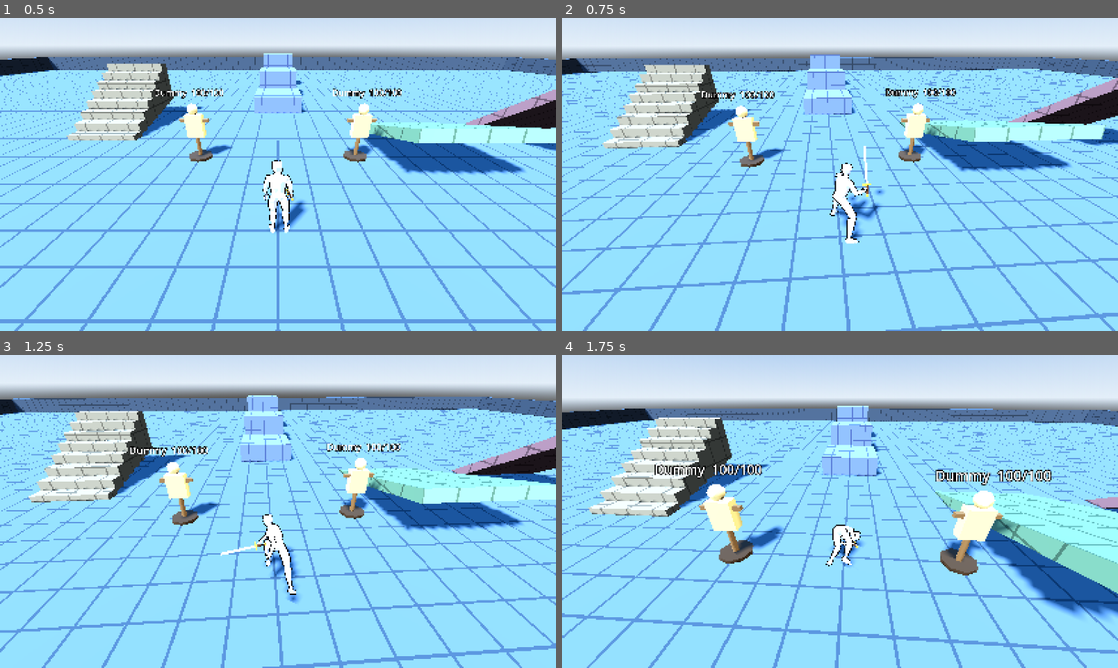
Above: before the commit, frames 1-4 (two rows, left to right).
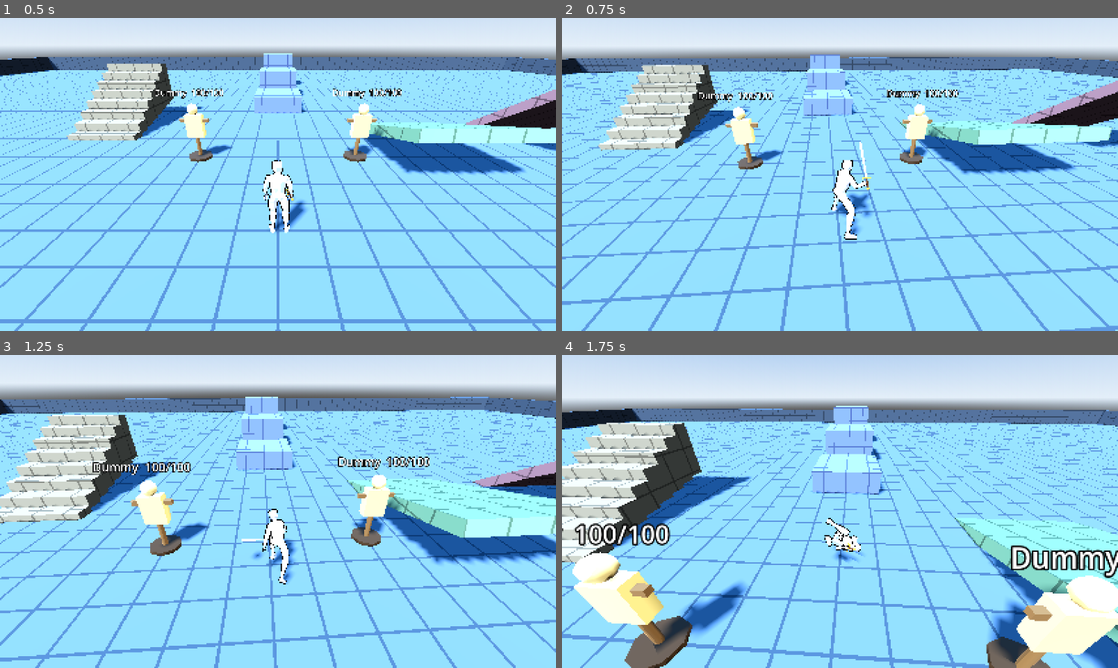
Above: after the commit, the same moments.

Repository: trentteinert/3D-PixelArt-TEST
Game: Godot game, scene res://scenes/test_area.tscn
The game is run twice, just before and just after one commit, with the same random seed, the same clock (stepped at 60 frames per second) and the same inputs.
Inputs (mouse positions are in pixels of both pictures, inside the frame that each line leads up to):
- Up to frame 1 (0.5 s): no input
- Up to frame 2 (0.75 s): move the mouse to (867, 174) at 0.52 s; hold W (move_forward) from 0.53 s (still down); tap F (attack) at 0.6 s; click (867, 174) at 0.67 s
- Up to frame 3 (1.25 s): keep holding W (move_forward); tap Space (jump) at 0.77, 1.07 s; tap C (roll) at 0.8 s
- Up to frame 4 (1.75 s): keep holding W (move_forward); move the mouse to (812, 511) at 1.27 s; tap C (roll) at 1.35 s; tap Space (jump) at 1.52 s; tap Shift (sprint) at 1.55 s

Frame 1 is identical in both runs. In frame 2, 16% of the frame differs, in the area x 0-100%, y 12-100%; in frame 3, 36%; in frame 4, 43%, in the area x 0-100%, y 16-100%.

Commit message:
Make combat feel agile: keep speed while attacking, cancel attack/roll recovery with movement
Co-Authored-By: Claude Sonnet 5.5 <noreply@anthropic.com>
Claude-Session: https://claude.ai/code/session_01Xiux81rrMFYVmhBeLoAXKG

Diff:
--- a/scripts/character_model.gd
+++ b/scripts/character_model.gd
@@ -65,15 +65,18 @@
 @export var sword_scale := 1.0
 
 @export_group("Attack")
-@export var attack_speed_scale := 1.2
+@export var attack_speed_scale := 1.5
 ## Seconds into the attack animation (after speed scaling is NOT applied) when the blade starts and stops hurting.
 @export var hit_start_time := 0.35
 @export var hit_end_time := 0.75
+## After this many seconds into the swing, moving or jumping cancels the recovery and goes
+## straight back to running. Set it above the clip length to always play the whole swing.
+@export var attack_cancel_time := 0.8
 
 @export_group("Roll")
 ## Skips the falling part at the start of the roll clip. Raise until the roll starts as you want.
 @export var roll_start_time := 0.0
-@export_range(0.5, 3.0) var roll_speed_scale := 1.2
+@export_range(0.5, 3.0) var roll_speed_scale := 1.6
 
 var style: Style = Style.TOON_OUTLINE
 var is_attacking := false
@@ -142,14 +145,17 @@
 		return
 	if is_attacking:
 		var t := _anim.current_animation_position
-		var active := t >= hit_start_time and t <= hit_end_time
-		if active != _swing_active:
-			_swing_active = active
-			if _sword and active:
-				_sword.begin_swing()
-			elif _sword:
-				_sword.end_swing()
-		return
+		if t >= attack_cancel_time and (speed > walk_threshold or not on_floor):
+			_end_attack()  # cancel the recovery, fall through to normal movement animations
+		else:
+			var active := t >= hit_start_time and t <= hit_end_time
+			if active != _swing_active:
+				_swing_active = active
+				if _sword and active:
+					_sword.begin_swing()
+				elif _sword:
+					_sword.end_swing()
+			return
 	if not on_floor:
 		_play("jump", "jump", false, jump_speed_scale, jump_start_time)
 		if jump_hold_time > 0.0 and _anim.current_animation_position >= jump_hold_time:
--- a/scripts/player.gd
+++ b/scripts/player.gd
@@ -27,8 +27,10 @@
 
 @export_group("Combat")
 ## Fraction of normal speed while swinging the sword.
-@export_range(0.0, 1.0) var attack_move_scale := 0.3
-@export var roll_speed := 9.0
+@export_range(0.0, 1.0) var attack_move_scale := 0.85
+@export var roll_speed := 10.0
+## Once this fraction of the roll has played, moving or jumping hands control back.
+@export_range(0.0, 1.0) var roll_control_fraction := 0.55
 @export var roll_cooldown := 0.3
 
 @export_group("Jump")
@@ -118,8 +120,7 @@
 		model.attack()
 	if in_control and Input.is_action_just_pressed("roll") and _roll_cooldown_left <= 0.0 and not model.is_rolling:
 		_start_roll()
-	if model.is_rolling:
-		_process_roll(delta)
+	if model.is_rolling and _process_roll(delta):
 		return
 
 	# Coyote time + jump buffering
@@ -207,13 +208,16 @@
 	_roll_cooldown_left = roll_cooldown
 
 
-func _process_roll(delta: float) -> void:
+## Returns true while the roll still owns the character this frame.
+func _process_roll(delta: float) -> bool:
 	_roll_time -= delta
-	if _roll_time <= 0.0:
+	var progress := 1.0 - _roll_time / _roll_duration
+	var wants_out := Input.get_vector("move_left", "move_right", "move_forward", "move_back") != Vector2.ZERO \
+		or Input.is_action_just_pressed("jump")
+	if _roll_time <= 0.0 or (progress >= roll_control_fraction and wants_out):
 		model.end_roll()
-		return
+		return false
 	# Fast at the start, easing off as the roll finishes.
-	var progress := 1.0 - _roll_time / _roll_duration
 	var s := roll_speed * lerpf(1.0, 0.4, progress)
 	velocity.x = _roll_dir.x * s
 	velocity.z = _roll_dir.z * s
@@ -222,6 +226,7 @@
 	if not _snap_up_to_stairs(delta):
 		move_and_slide()
 	model.animate(delta, s, is_on_floor(), velocity.y, sprint_speed)
+	return true
 
 
 ## Steps up onto ledges no taller than step_height. Looks where this frame's movement would
